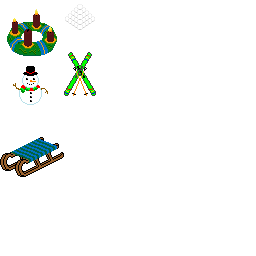
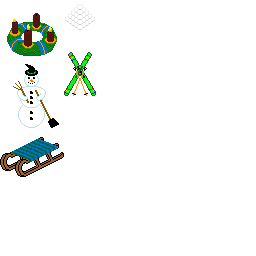
The second 256px x 256px image is a revision of the first. Changes to its layers:
renamed "Adventskranz.png #1" to "Adventskranz.png #2", painted on it over bbox(27, 9, 38, 30)
moved "Schnettmann.png" above "Schlitten.png", painted on it over bbox(13, 64, 59, 128)
